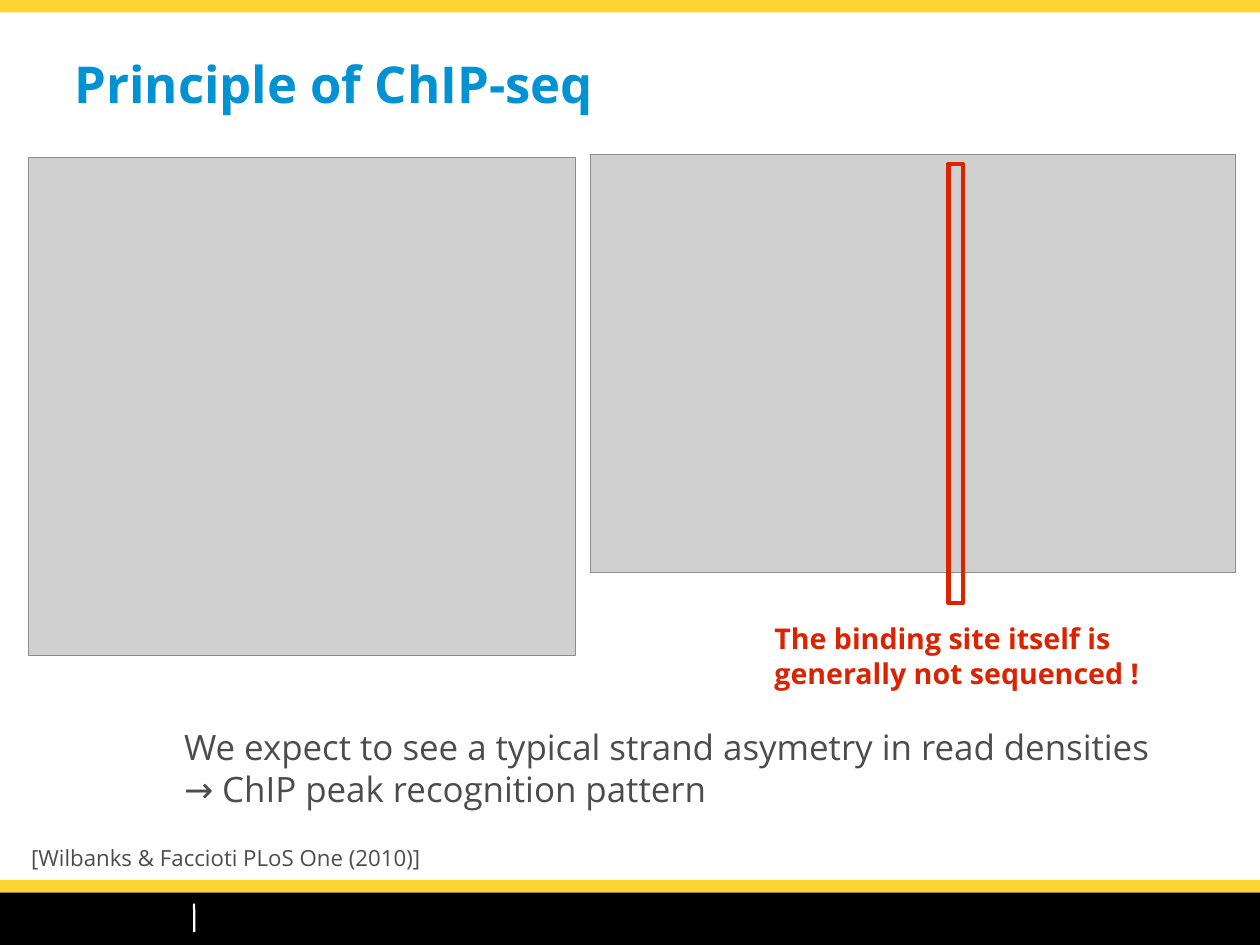
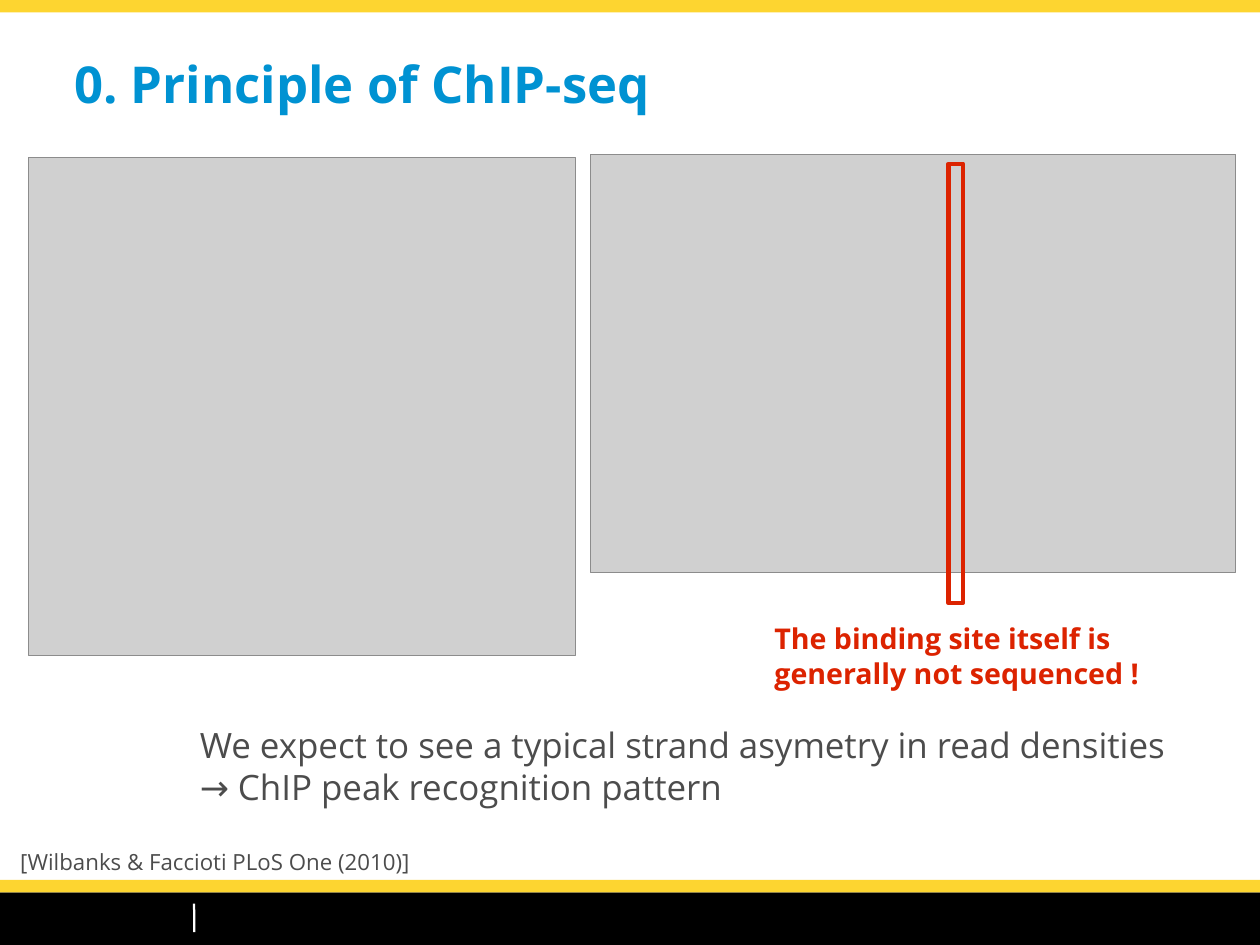
Before and after one commit to dputhier/EBA_2015_ChIP-Seq, a slide deck: slide 7 of slides/chipseq_CarlHerrmann_Roscoff2015.odp. Drawn at 1260x945 pixels with LibreOffice and Linux fonts; fonts in the diff are those of the drawing; grey boxes stand for pictures; background and template pictures are left out. Boxes give left, top, right and bottom in pixels: in the first picture for what was removed or moved away, otherwise in the second. Text is boxed around its words. In the diff, an @@ line names an element or a change of style, - is before the commit and + after.

```diff
--- a/slides/chipseq_CarlHerrmann_Roscoff2015.odp
+++ b/slides/chipseq_CarlHerrmann_Roscoff2015.odp
@@ title at (74,64,649,116): text changed @@
-Principle of ChIP-seq
+0. Principle of ChIP-seq
@@ text "We expect to see a ...": place and size @@
-text "We expect to see a ..." at (184,733,1149,811)
+text "We expect to see a ..." at (200,731,1165,809)
@@ text "[Wilbanks & Faccioti PLoS One ...": place and size @@
-text "[Wilbanks & Faccioti PLoS One ..." at (31,849,420,870)
+text "[Wilbanks & Faccioti PLoS One ..." at (20,853,409,874)
```
Also in this commit, not shown: 6 other slides changed, 2 slides added, 1 other file.
